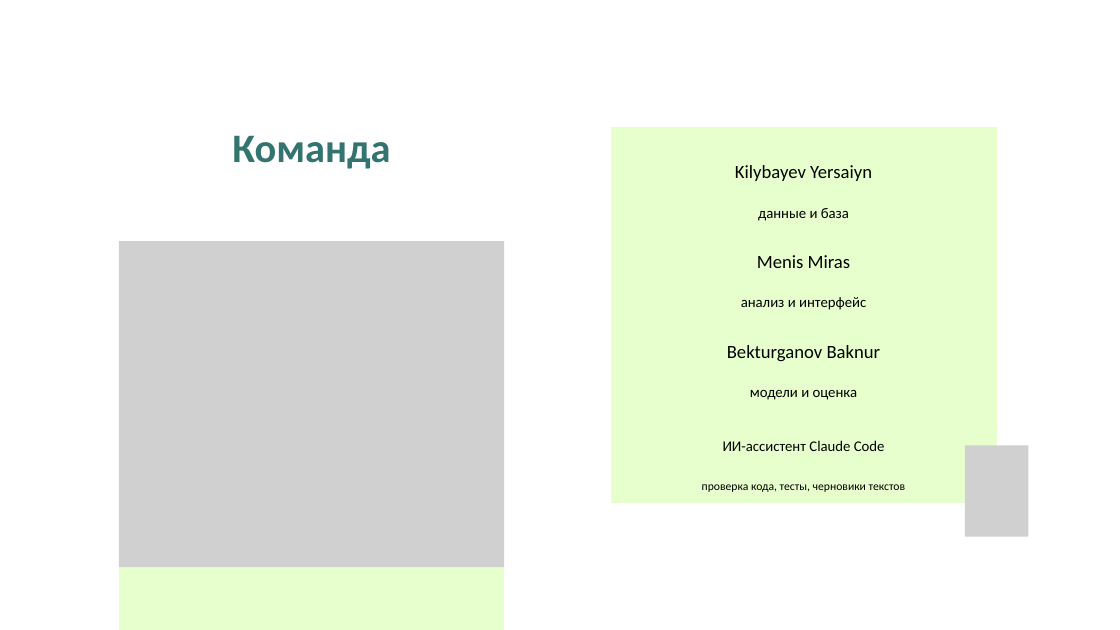
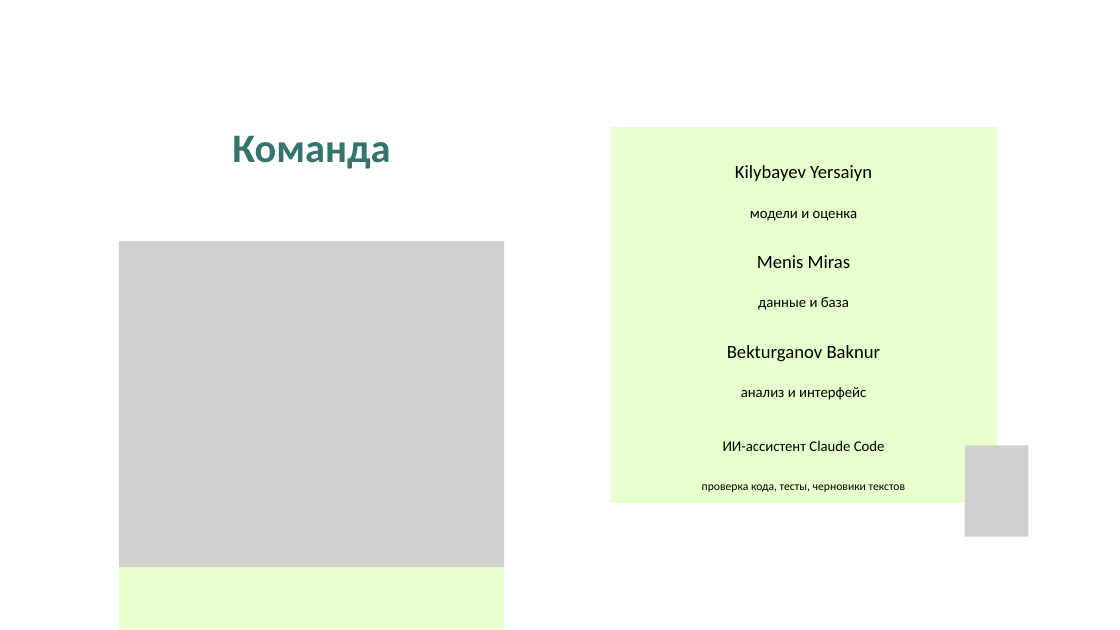
Before and after one commit to yersaa/Loan_default_prediction, a slide deck: slide 17 of docs/presentation.pptx. Drawn at 1120x630 pixels with LibreOffice and Linux fonts; fonts in the diff are those of the drawing; grey boxes stand for pictures. Boxes give left, top, right and bottom in pixels: in the first picture for what was removed or moved away, otherwise in the second. Text is boxed around its words. In the diff, an @@ line names an element or a change of style, - is before the commit and + after.

```diff
--- a/docs/presentation.pptx
+++ b/docs/presentation.pptx
@@ text at (750, 211, 858, 221): text changed @@
-данные и база
+модели и оценка
@@ text at (758, 297, 849, 310): text changed @@
-анализ и интерфейс
+данные и база
@@ text at (741, 387, 866, 400): text changed @@
-модели и оценка
+анализ и интерфейс
```
Also in this commit, not shown: 4 other files.
